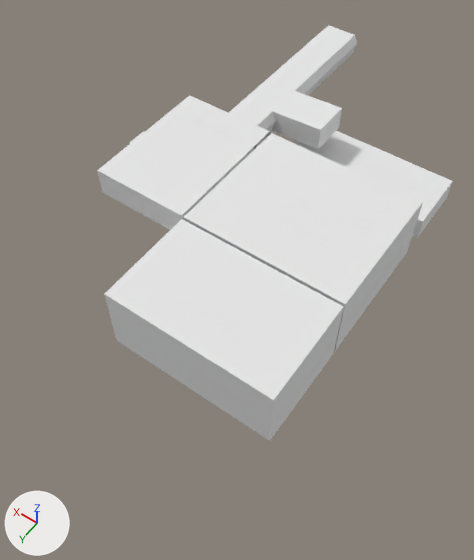
What one commit did to the Blender file src/Assets/Resources/Levels/Blender/Level1.blend.
The view is the same before and after, from a camera (50 mm lens) standing at (-8.6, 25.3, 21.1) and looking at (1.1, 11.6, -0.4). Arrows for +X, +Y and +Z are at lower left; the lights stay in place.
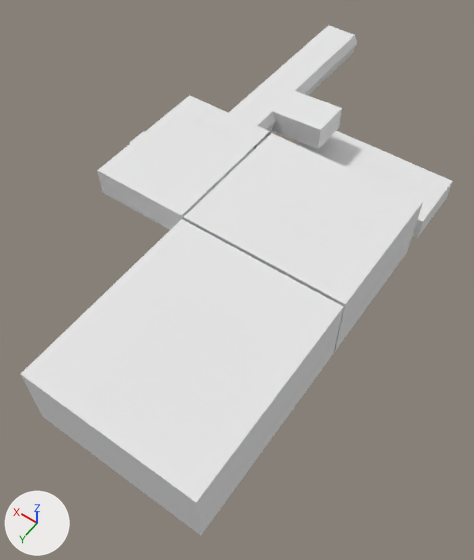
The change, as a list of edits to the scene's bpy script:
```text
Change me_plane_001:
    where me_plane_001.from_pydata(...)  # 421 vertices, 275 faces, 16 loose edges; spans x -4.0..7.8, y -4.9..14.4, z 0.0..3.0
    used by ob_plane_001; location = (0.0, 2.5, 0.0)
    before: 415 (-4.0, 14.4, 0.0), 416 (3.0, 14.4, 0.0), 419 (-4.0, 14.4, 3.0), 420 (3.0, 14.4, 3.0)
    me_plane_001 part 1
    add for i in [415, 416, 419, 420]: me_plane_001.vertices[i].co += Vector((0.0, 3.9, 0.0))
```

Location of each change, [x1, y1, x2, y2] in pixels of the pictures (474 x 560 px; the box of a moved part takes in the faces that stretch with it):
'Plane.001', reshaped (21% wider, 23% taller): before [97, 25, 453, 441]; after [21, 25, 453, 535]
part 1 of me_plane_001, moved or reshaped: before [104, 219, 344, 441]; after [21, 219, 344, 535]
